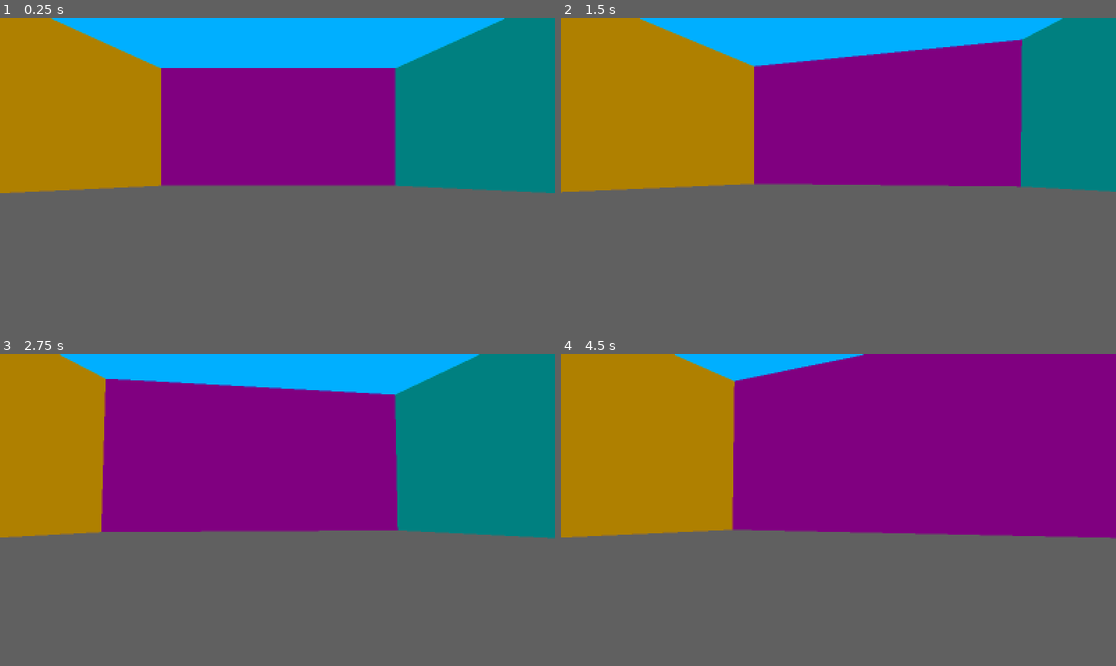
Above: before the commit, frames 1-4 (two rows, left to right).
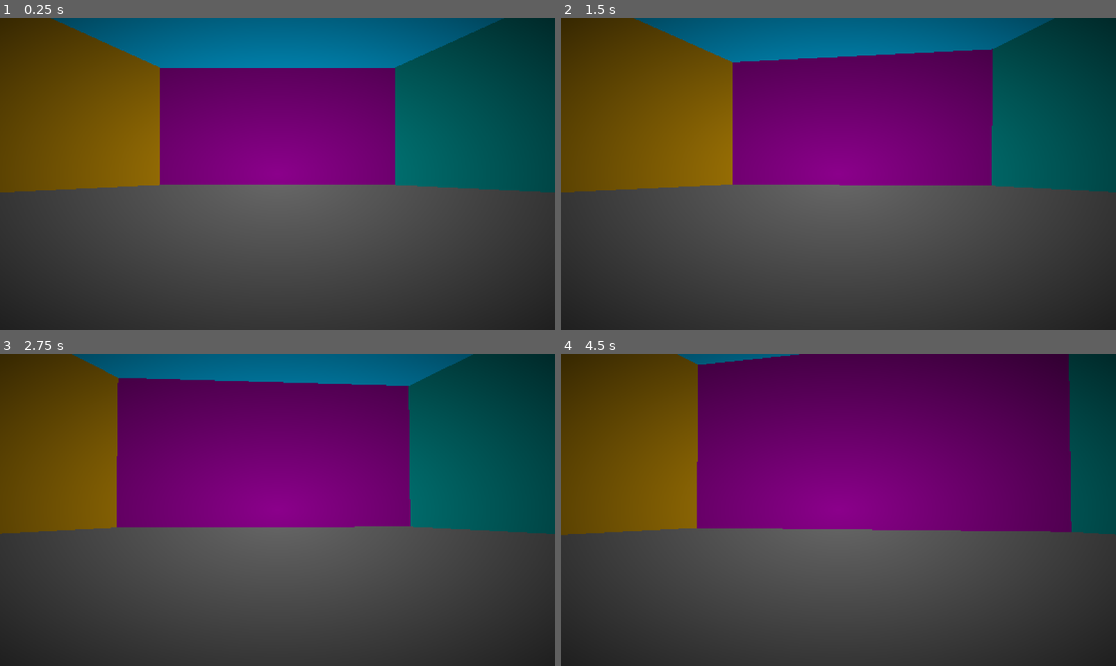
Above: after the commit, the same moments.

Repository: anomalou/eternal-library
Game: Godot game, scene res://Scenes/Root.tscn
Two runs of this game, one before a commit and one after it. Both use one fixed random seed, a clock stepped at 60 frames per second and the inputs below.
Inputs (mouse positions are in pixels of both pictures, inside the frame that each line leads up to):
- Up to frame 1 (0.25 s): no input
- Up to frame 2 (1.5 s): tap Enter at 0.5 s; move the mouse to (866, 174) at 0.52 s; hold W (up) from 0.53 s (still down); move the mouse to (810, 174) at 1.27 s
- Up to frame 3 (2.75 s): keep holding W (up); move the mouse to (288, 503) at 2.02 s
- Up to frame 4 (4.5 s): keep holding W (up); move the mouse to (832, 516) at 2.77 s; move the mouse to (877, 513) at 3.52 s; move the mouse to (794, 506) at 4.27 s

The runs differ from the first frame. In frame 1, 75% of the frame differs, in the area x 0-100%, y 0-100%; in frame 2, 76%; in frame 3, 76%; in frame 4, 76%.

Commit message:
added vignette effect

Diff:
--- /dev/null
+++ b/Prefabs/Player.tscn
@@ -0,0 +1,19 @@
+[gd_scene load_steps=3 format=3 uid="uid://bfr681nh8onpb"]
+
+[ext_resource type="Script" uid="uid://b2nvt4aaiyo50" path="res://Scripts/test_control.gd" id="1_um8lo"]
+
+[sub_resource type="CapsuleShape3D" id="CapsuleShape3D_a5hps"]
+radius = 1.5
+height = 6.0
+
+[node name="Player" type="CharacterBody3D"]
+transform = Transform3D(1, 0, 0, 0, 1, 0, 0, 0, 1, 0, 3, 0)
+collision_layer = 512
+collision_mask = 3
+script = ExtResource("1_um8lo")
+
+[node name="CollisionShape3D" type="CollisionShape3D" parent="."]
+shape = SubResource("CapsuleShape3D_a5hps")
+
+[node name="FPV" type="Camera3D" parent="."]
+current = true
--- a/Prefabs/WorldGenerator.tscn
+++ /dev/null
@@ -1,6 +0,0 @@
-[gd_scene load_steps=2 format=3 uid="uid://cwharlrhxsgvc"]
-
-[ext_resource type="Script" uid="uid://bb6ch6olcwpsd" path="res://Scripts/world_generator.gd" id="1_s7iyp"]
-
-[node name="WorldGenerator" type="Node"]
-script = ExtResource("1_s7iyp")
--- a/Scenes/GameMaster.tscn
+++ /dev/null
@@ -1,6 +0,0 @@
-[gd_scene load_steps=2 format=3 uid="uid://dlwj0linfb1q6"]
-
-[ext_resource type="Script" uid="uid://c6k4ay6r0w556" path="res://Scripts/game_master.gd" id="1_bawrs"]
-
-[node name="GameMaster" type="Node"]
-script = ExtResource("1_bawrs")
--- a/Scenes/GameSession.tscn
+++ b/Scenes/GameSession.tscn
@@ -1,9 +1,14 @@
-[gd_scene load_steps=3 format=3 uid="uid://dexydb78b1xtx"]
+[gd_scene load_steps=4 format=3 uid="uid://dexydb78b1xtx"]
 
 [ext_resource type="Script" uid="uid://bcbo1qabm3bcw" path="res://Scripts/game_session.gd" id="1_u852i"]
-[ext_resource type="PackedScene" uid="uid://cwharlrhxsgvc" path="res://Prefabs/WorldGenerator.tscn" id="2_2kh3l"]
+[ext_resource type="Script" uid="uid://bb6ch6olcwpsd" path="res://Scripts/world_manager.gd" id="2_2kh3l"]
+[ext_resource type="Script" uid="uid://docmvalc37osn" path="res://Scripts/player_manager.gd" id="3_o6vwh"]
 
 [node name="GameSession" type="Node"]
 script = ExtResource("1_u852i")
 
-[node name="WorldGenerator" parent="." instance=ExtResource("2_2kh3l")]
+[node name="WorldManager" type="Node" parent="."]
+script = ExtResource("2_2kh3l")
+
+[node name="PlayerManager" type="Node" parent="."]
+script = ExtResource("3_o6vwh")
--- a/Scenes/Root.tscn
+++ b/Scenes/Root.tscn
@@ -1,47 +1,49 @@
-[gd_scene load_steps=6 format=3 uid="uid://busuj7ik35y8"]
+[gd_scene load_steps=5 format=3 uid="uid://busuj7ik35y8"]
 
 [ext_resource type="Script" uid="uid://c6k4ay6r0w556" path="res://Scripts/game_master.gd" id="1_a5hps"]
-[ext_resource type="Script" uid="uid://b2nvt4aaiyo50" path="res://Scripts/test_control.gd" id="1_kqog5"]
-[ext_resource type="Shader" uid="uid://bspljtki2cnip" path="res://Shaders/ps1_posteffect.gdshader" id="3_knkkn"]
-
-[sub_resource type="CapsuleShape3D" id="CapsuleShape3D_a5hps"]
-radius = 1.5
-height = 6.0
+[ext_resource type="Script" uid="uid://dk1u4q6a7iphx" path="res://Shaders/vignette_shader.gd" id="3_sxhdm"]
+[ext_resource type="Shader" uid="uid://cidfo8ltamdor" path="res://Shaders/vignette_posteffect.gdshader" id="4_oss8w"]
 
 [sub_resource type="ShaderMaterial" id="ShaderMaterial_sxhdm"]
-shader = ExtResource("3_knkkn")
-shader_parameter/pixel_size = 2.0
-shader_parameter/color_depth = 16.0
+shader = ExtResource("4_oss8w")
+shader_parameter/vignette_intensity = 1.0
+shader_parameter/vignette_color = Vector4(0, 0, 0, 1)
+script = ExtResource("3_sxhdm")
+metadata/_custom_type_script = "uid://dk1u4q6a7iphx"
 
 [node name="Root" type="Node"]
 
-[node name="CharacterBody3D" type="CharacterBody3D" parent="."]
-transform = Transform3D(1, 0, 0, 0, 1, 0, 0, 0, 1, 0, 3, 0)
-collision_layer = 512
-collision_mask = 3
-script = ExtResource("1_kqog5")
-
-[node name="CollisionShape3D" type="CollisionShape3D" parent="CharacterBody3D"]
-shape = SubResource("CapsuleShape3D_a5hps")
-
-[node name="FPV" type="Camera3D" parent="CharacterBody3D"]
-current = true
-
-[node name="DirectionalLight3D" type="DirectionalLight3D" parent="."]
-transform = Transform3D(1, 0, 0, 0, 1, 0, 0, 0, 1, 0, 150, 0)
-shadow_enabled = true
-
-[node name="GameMaster" type="Node" parent="."]
-script = ExtResource("1_a5hps")
-metadata/_custom_type_script = "uid://c6k4ay6r0w556"
-
-[node name="CanvasLayer" type="CanvasLayer" parent="."]
-
-[node name="ColorRect" type="ColorRect" parent="CanvasLayer"]
-material = SubResource("ShaderMaterial_sxhdm")
+[node name="Control" type="Control" parent="."]
+layout_mode = 3
 anchors_preset = 15
 anchor_right = 1.0
 anchor_bottom = 1.0
 grow_horizontal = 2
 grow_vertical = 2
-color = Color(1, 1, 1, 0)
+size_flags_horizontal = 3
+size_flags_vertical = 3
+
+[node name="ControlContainer" type="SubViewportContainer" parent="Control"]
+material = SubResource("ShaderMaterial_sxhdm")
+layout_mode = 1
+anchors_preset = 15
+anchor_right = 1.0
+anchor_bottom = 1.0
+grow_horizontal = 2
+grow_vertical = 2
+stretch = true
+stretch_shrink = 2
+
+[node name="WorldRenderer" type="SubViewport" parent="Control/ControlContainer"]
+handle_input_locally = false
+canvas_item_default_texture_filter = 0
+size = Vector2i(576, 324)
+render_target_update_mode = 4
+
+[node name="GameMaster" type="Node" parent="Control/ControlContainer/WorldRenderer"]
+script = ExtResource("1_a5hps")
+metadata/_custom_type_script = "uid://c6k4ay6r0w556"
+
+[node name="DirectionalLight3D" type="DirectionalLight3D" parent="Control/ControlContainer/WorldRenderer"]
+transform = Transform3D(1, 0, 0, 0, 1, 0, 0, 0, 1, 0, 150, 0)
+shadow_enabled = true
--- a/Scripts/game_master.gd
+++ b/Scripts/game_master.gd
@@ -9,9 +9,9 @@
 func start_new_game():
 	var game_session = self._game_session_pref.instantiate() as GameSession
 	GameEnv.set_current_session(game_session)
-	game_session.create()
-
 	add_child(game_session)
 	game_session.set_deferred("owner", self)
 
+	game_session.init_subsystems()
 	game_session.generate_world()
+	game_session.create_player()
--- a/Scripts/game_session.gd
+++ b/Scripts/game_session.gd
@@ -4,13 +4,21 @@
 var seed_manager : SeedManager
 var entity_manager : EntityManager
 
-@onready var _world_generator = $WorldGenerator
+@onready var _world_manager : WorldManager = $WorldManager
+@onready var _player_manager : PlayerManager = $PlayerManager
 
-# only for caches and outher
-func create(_seed : int = 0):
+# only for caches and outher managers initialization
+func init_subsystems(_seed : int = 0):
 	seed_manager = SeedManager.new(_seed)
 	entity_manager = EntityManager.new()
 
+	_world_manager.init(self)
+	var player_id = seed_manager.generate_object_id("player")
+	_player_manager.init(player_id, seed_manager.get_rnd_generator(player_id))
+
 # call only when game session exists on game scene
 func generate_world():
-	_world_generator.generate_world()
+	_world_manager.generate_world()
+
+func create_player():
+	_player_manager.spawn_player()
--- /dev/null
+++ b/Scripts/player_manager.gd
@@ -0,0 +1,25 @@
+extends Node
+class_name PlayerManager
+
+var player_id : String
+var player : CharacterBody3D
+
+var _randomizer : RandomNumberGenerator
+var _player_pref : PackedScene
+
+func _init() -> void:
+	self._player_pref = load("res://Prefabs/Player.tscn")
+
+func init(_player_id : String, randomizer : RandomNumberGenerator):
+	self.player_id = _player_id
+	self._randomizer = randomizer
+
+func spawn_player():
+	if player:
+		push_error("Player allready exists and will not be institated")
+		return
+	player = _player_pref.instantiate()
+	player.name = "Player"
+	# randomize player position by seed generator
+	add_child(player)
+	player.set_deferred("owner", self)
--- a/Scripts/seed_manager.gd
+++ b/Scripts/seed_manager.gd
@@ -30,10 +30,12 @@
 	seed_cache.set(ROOT, root_seed)
 
 # also creates seed for this object
-func generate_object_id(parent_id : String, object_type : String, object : Object):
-	if not object.has_method("context"):
-		push_error("Cant create id for object type ", object_type, " it not have context method")
-	var context = object.call("context")
+func generate_object_id(object_type : String, context_data = "", parent_id : String = ""):
+	var context
+	if context_data is String or not context_data.has_method("context"):
+		context = str(context_data)
+	else:
+		context = context_data.call("context")
 	if parent_id == null or parent_id.is_empty():
 		parent_id = ROOT
 	var parent_seed = get_seed(parent_id)
@@ -52,6 +54,13 @@
 	return seed_cache.get(id, get_root_seed())
 
 
+func get_rnd_generator(id : String):
+	if not rand_cache.has(id):
+		var rnd = RandomNumberGenerator.new()
+		rnd.seed = get_seed(id)
+		rand_cache.set(id, rnd)
+	return rand_cache.get(id)
+
 func _generate_seed(id : String):
 	var parent_id = LibraryUtils.get_parent_id(id)
 	if LibraryUtils.ID_ERROR == parent_id or id.is_empty():
--- a/Scripts/world_generator.gd
+++ b/Scripts/world_manager.gd
@@ -1,8 +1,9 @@
 extends Node
-class_name WorldGenerator
+class_name WorldManager
 
 var _game_session : GameSession
 var _seed_manager : SeedManager
+
 var _gallery_types : Dictionary[EnumTypes.GalleryType, PackedScene]
 
 func _ready() -> void:
@@ -11,6 +12,10 @@
 	self._gallery_types = {
 		EnumTypes.GalleryType.GENERAL : load("res://Prefabs/Gallery.tscn")
 	}
+
+func init(game_session : GameSession):
+	self._game_session = game_session
+	self._seed_manager = self._game_session.seed_manager
 
 func generate_world():
 	var gallery_pref = _gallery_types.get(EnumTypes.GalleryType.GENERAL) as PackedScene
@@ -22,4 +27,4 @@
 			add_child(gallery)
 			gallery.set_deferred("owner", self)
 			gallery.apply_position(HexCoord.new(x, 0, y))
-			gallery.generate_gallery(_seed_manager.generate_object_id("", "gallery", gallery))
+			gallery.generate_gallery(_seed_manager.generate_object_id("gallery", gallery))
--- /dev/null
+++ b/Shaders/vignette_posteffect.gdshader
@@ -0,0 +1,13 @@
+shader_type canvas_item;
+
+uniform float vignette_intensity = 1.0;
+uniform vec4 vignette_color = vec4(0, 0, 0, 1);
+
+void fragment() {
+	vec2 center = vec2(0.5, 0.5);
+	float dist = distance(UV, center);
+	float vignette = 1.0 - dist * vignette_intensity;
+	vignette = clamp(vignette, 0.0, 1.0);
+
+	COLOR = mix(vignette_color, texture(TEXTURE, UV), vignette);
+}
--- /dev/null
+++ b/Shaders/vignette_shader.gd
@@ -0,0 +1,11 @@
+extends ShaderMaterial
+class_name VignetteShader
+
+func _init() -> void:
+	shader = load("res://Shaders/vignette_posteffect.gdshader")
+
+func set_vignette_intensity(value : float):
+	set_shader_parameter("vignette_intensity", value)
+
+func set_vignette_color(color : Color):
+	set_shader_parameter("vignette_color", color)
Not shown, added: Scripts/player_manager.gd.uid
Renamed: Scripts/world_generator.gd.uid -> Scripts/world_manager.gd.uid
Not shown, added: Shaders/vignette_posteffect.gdshader.uid
Not shown, added: Shaders/vignette_shader.gd.uid
